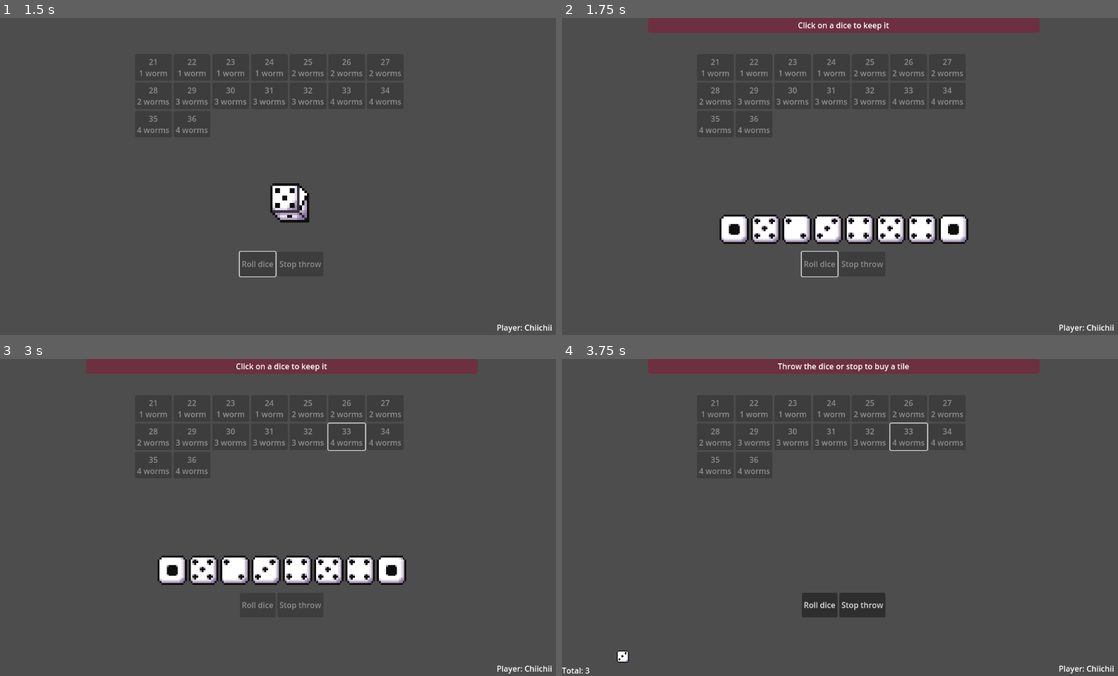
Above: before the commit, frames 1-4 (two rows, left to right).
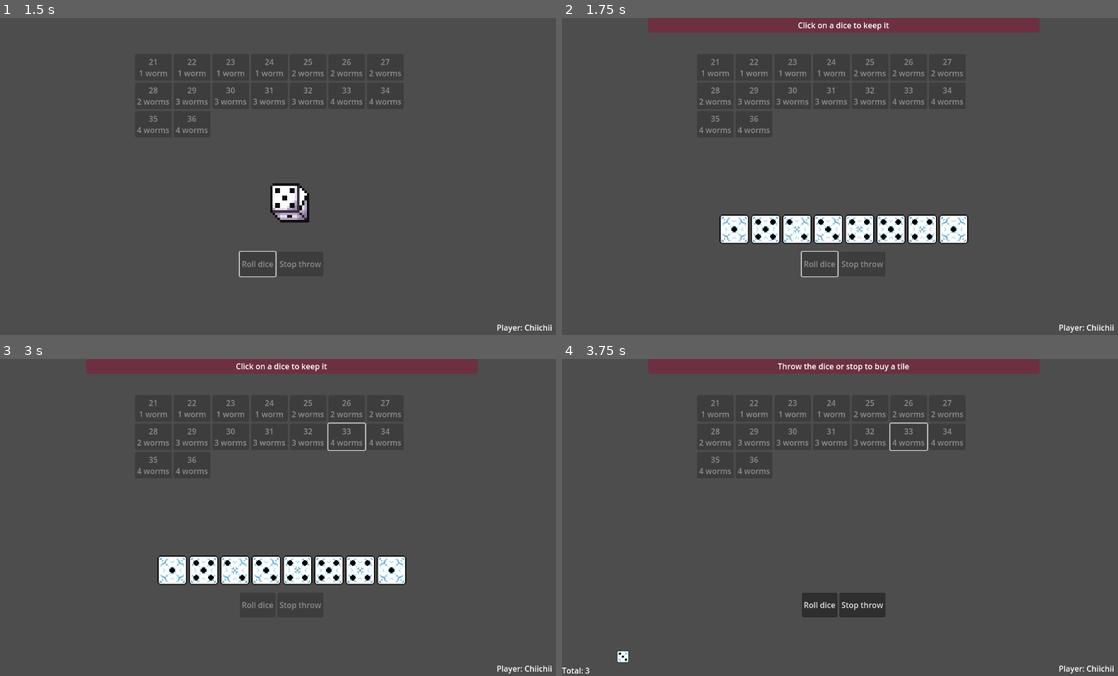
Above: after the commit, the same moments.

Repository: thannicko/Rainworms
Game: Godot game, scene res://Scenes/Game.tscn
Same seed, same stepped clock (60 frames per second), same inputs: the game is played once before the commit and once after it.
Inputs (mouse positions are in pixels of both pictures, inside the frame that each line leads up to):
- Up to frame 1 (1.5 s): click "Roll dice" at 0.5 s; move the mouse to (405, 160) at 1.27 s; click (405, 160) at 1.42 s
- Up to frame 2 (1.75 s): no input
- Up to frame 3 (3 s): tap A at 2, 2.75 s; move the mouse to (166, 533) at 2.02 s; click (166, 533) at 2.17 s; move the mouse to (339, 447) at 2.77 s; click (339, 447) at 2.92 s
- Up to frame 4 (3.75 s): tap A at 3.5 s; move the mouse to (817, 580) at 3.52 s; click (817, 580) at 3.67 s

Frame 1 is identical in both runs. In frame 2, 2.2% of the frame differs, in the area x 28-74%, y 61-72%; in frame 3, 2.2%; in frame 4, less than 0.1%.

Commit message:
Use Annick's dice sprites

Diff:
--- a/Scenes/Game.tscn
+++ b/Scenes/Game.tscn
@@ -7,8 +7,8 @@
 [ext_resource type="Script" path="res://StateMachines/Turn/ThrowingState.gd" id="4_e26gu"]
 [ext_resource type="Script" path="res://StateMachines/Turn/KeepDiceState.gd" id="5_5yqc1"]
 [ext_resource type="Script" path="res://StateMachines/Turn/StopThrowState.gd" id="6_l6rxv"]
-[ext_resource type="Texture2D" uid="uid://ce63oontdi3a3" path="res://Assets/dice-six.png" id="7_ekxhj"]
 [ext_resource type="Texture2D" uid="uid://b4j6dlwlo8ti0" path="res://Assets/six sided die.png" id="8_1koic"]
+[ext_resource type="Texture2D" uid="uid://cjlia5ygewjeq" path="res://Assets/dice-worm.png" id="9_3hr2b"]
 [ext_resource type="Script" path="res://StateMachines/Turn/BuyingTileState.gd" id="9_an0x8"]
 
 [sub_resource type="StyleBoxFlat" id="StyleBoxFlat_oy2md"]
@@ -171,22 +171,7 @@
 
 [node name="TextureRect" type="TextureRect" parent="CanvasLayer/KeepDiceContianer/KeepDiceContainer"]
 layout_mode = 2
-texture = ExtResource("7_ekxhj")
-expand_mode = 3
-
-[node name="TextureRect2" type="TextureRect" parent="CanvasLayer/KeepDiceContianer/KeepDiceContainer"]
-layout_mode = 2
-texture = ExtResource("7_ekxhj")
-expand_mode = 3
-
-[node name="TextureRect3" type="TextureRect" parent="CanvasLayer/KeepDiceContianer/KeepDiceContainer"]
-layout_mode = 2
-texture = ExtResource("7_ekxhj")
-expand_mode = 3
-
-[node name="TextureRect4" type="TextureRect" parent="CanvasLayer/KeepDiceContianer/KeepDiceContainer"]
-layout_mode = 2
-texture = ExtResource("7_ekxhj")
+texture = ExtResource("9_3hr2b")
 expand_mode = 3
 
 [node name="TotalLabel" type="Label" parent="CanvasLayer/KeepDiceContianer"]
@@ -216,22 +201,7 @@
 
 [node name="TextureRect" type="TextureRect" parent="CanvasLayer/ThrowDiceMargin/ThrowDiceContainer"]
 layout_mode = 2
-texture = ExtResource("7_ekxhj")
-expand_mode = 3
-
-[node name="TextureRect2" type="TextureRect" parent="CanvasLayer/ThrowDiceMargin/ThrowDiceContainer"]
-layout_mode = 2
-texture = ExtResource("7_ekxhj")
-expand_mode = 3
-
-[node name="TextureRect3" type="TextureRect" parent="CanvasLayer/ThrowDiceMargin/ThrowDiceContainer"]
-layout_mode = 2
-texture = ExtResource("7_ekxhj")
-expand_mode = 3
-
-[node name="TextureRect4" type="TextureRect" parent="CanvasLayer/ThrowDiceMargin/ThrowDiceContainer"]
-layout_mode = 2
-texture = ExtResource("7_ekxhj")
+texture = ExtResource("9_3hr2b")
 expand_mode = 3
 
 [node name="DiceThrowAnimation" type="AnimatedSprite2D" parent="CanvasLayer"]
--- a/StateMachines/Turn/TurnStateMachine.gd
+++ b/StateMachines/Turn/TurnStateMachine.gd
@@ -11,7 +11,7 @@
 	3: "res://Assets/dice-three.png",
 	4: "res://Assets/dice-four.png",
 	5: "res://Assets/dice-five.png",
-	6: "res://Assets/worm.png"
+	6: "res://Assets/dice-worm.png"
 }
 
 const _dice_side_to_points: Dictionary = {
Binary file changed: Assets/dice-five.png
Not shown, changed: Assets/dice-five.png.import
Binary file changed: Assets/dice-four.png
Not shown, changed: Assets/dice-four.png.import
Binary file changed: Assets/dice-one.png
Not shown, changed: Assets/dice-one.png.import
Binary file removed: Assets/dice-six.png
Binary file changed: Assets/dice-three.png
Not shown, changed: Assets/dice-three.png.import
Binary file changed: Assets/dice-two.png
Not shown, changed: Assets/dice-two.png.import
Binary file added: Assets/dice-worm.png
(and 1 more such lines)
